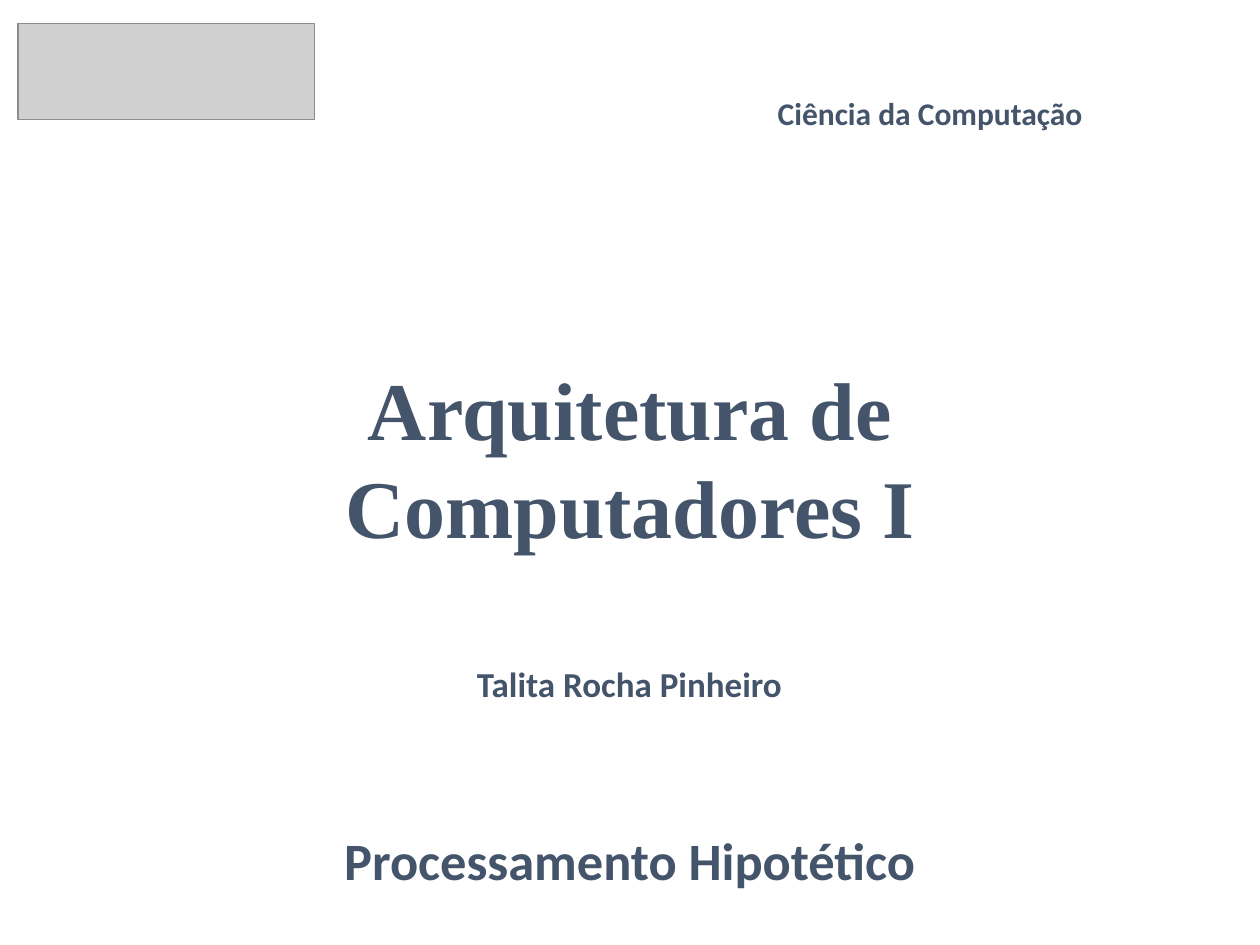
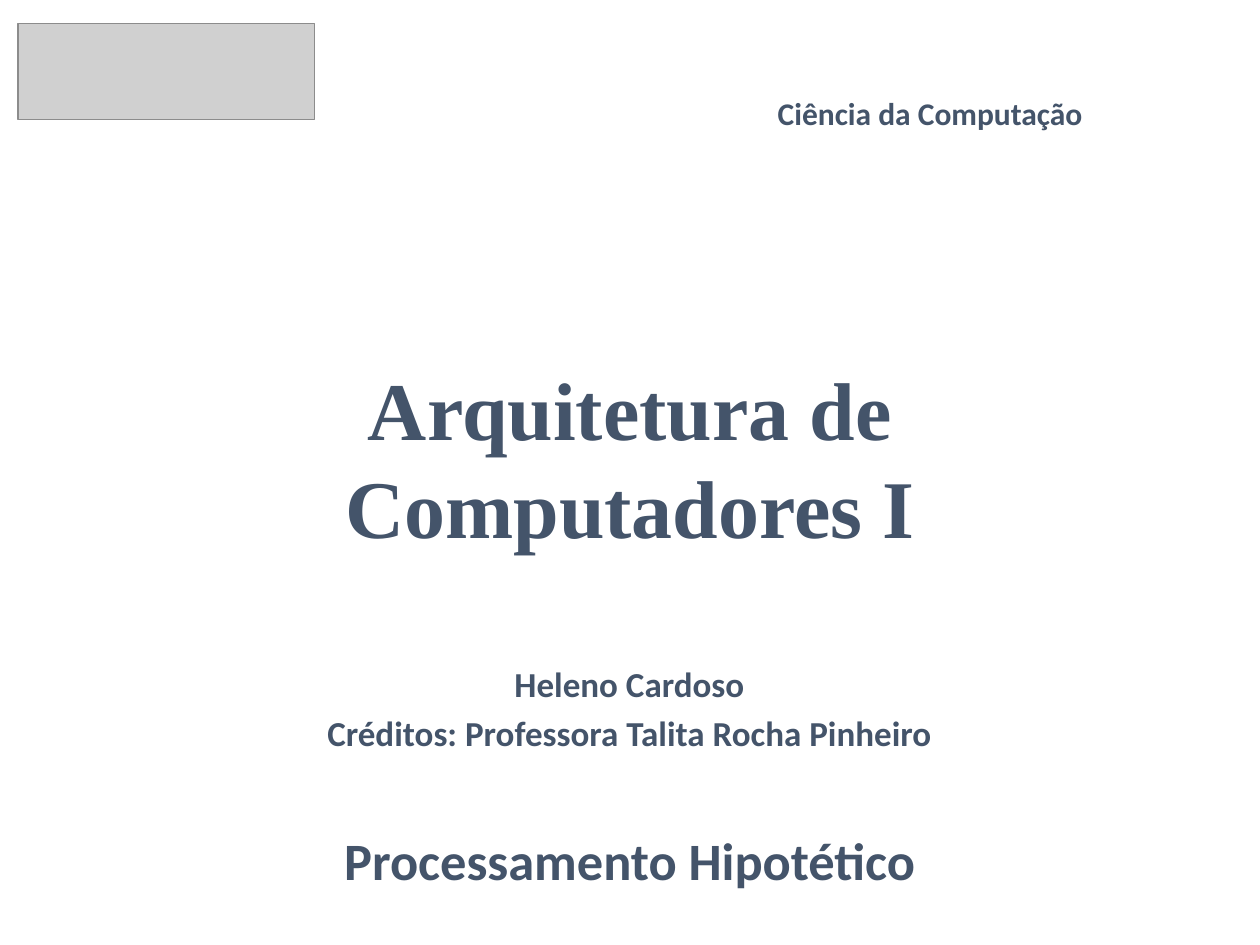
Before and after one commit to CloudEducationBrazil/WydenArquiteturaComputadores, a slide deck: slide 62 of 01 Classes/02- Arquiteturas_Comp1/Aula8 - Arquitetura.pptx. Drawn at 1260x945 pixels with LibreOffice and Linux fonts; fonts in the diff are those of the drawing; grey boxes stand for pictures. Boxes give left, top, right and bottom in pixels: in the first picture for what was removed or moved away, otherwise in the second. Text is boxed around its words. In the diff, an @@ line names an element or a change of style, - is before the commit and + after.

```diff
--- a/01 Classes/02- Arquiteturas_Comp1/Aula8 - Arquitetura.pptx
+++ b/01 Classes/02- Arquiteturas_Comp1/Aula8 - Arquitetura.pptx
@@ text at [327,672,931,747]: text changed @@
-Talita Rocha Pinheiro
+Heleno Cardoso
+Créditos: Professora Talita Rocha Pinheiro
```
Also in this commit, not shown: 1 other slide changed, 3 other files.
